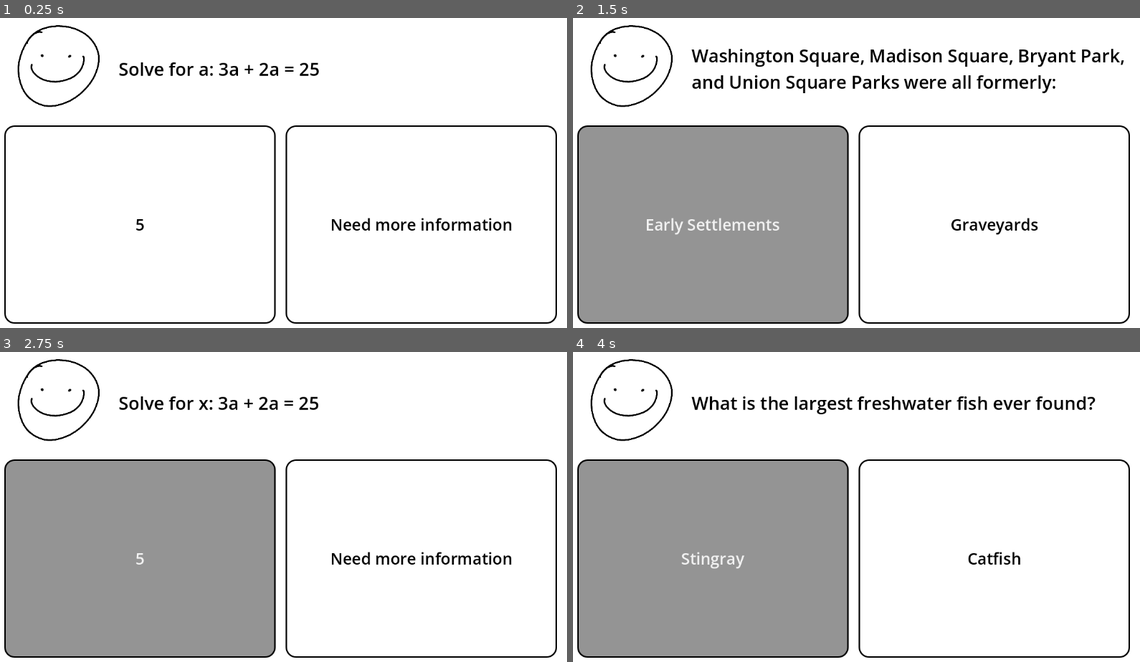
Above: before the commit, frames 1-4 (two rows, left to right).
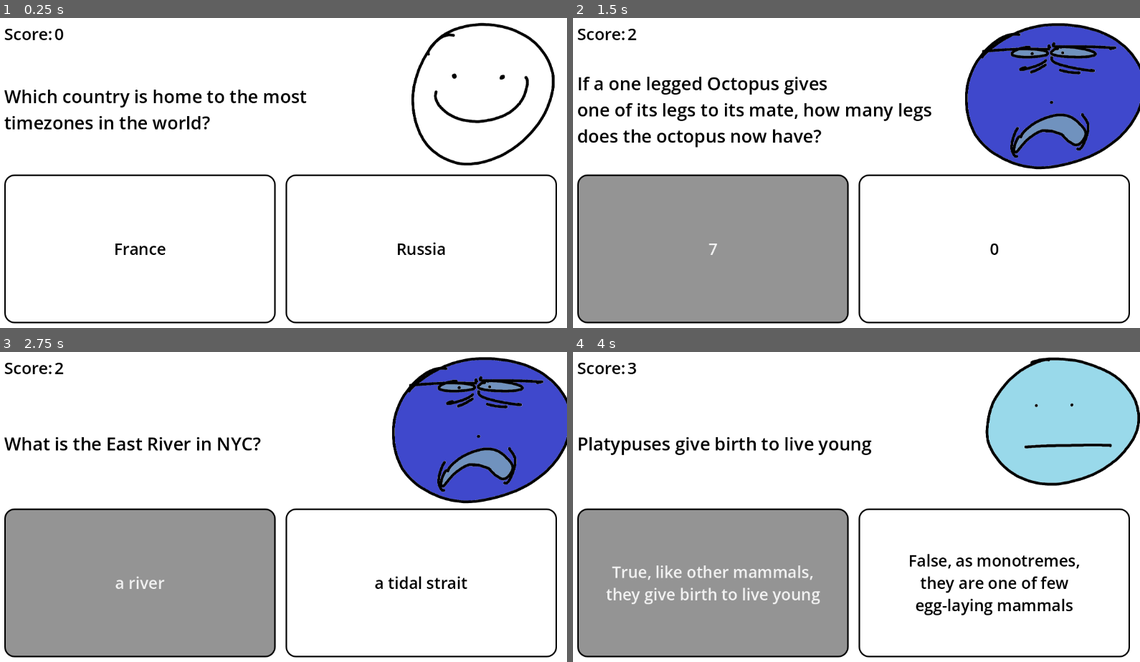
Above: after the commit, the same moments.

Repository: 2DPyramid/2D-Puzzle-Game_REPO
Game: Godot game, scene res://scenes/main.tscn
Same seed, same stepped clock (60 frames per second), same inputs: the game is played once before the commit and once after it.
Inputs:
- Up to frame 1 (0.25 s): no input
- Up to frame 2 (1.5 s): click "5" (after the commit: "France") at 0.5 s; click "Capital" (after the commit: "East River") at 1.25 s
- Up to frame 3 (2.75 s): click "Early Settlements" (after the commit: "7") at 2 s
- Up to frame 4 (4 s): click "5" (after the commit: "a river") at 2.75 s; click "East River" (after the commit: "True") at 3.5 s

The runs differ from the first frame. In frame 1, 6.5% of the frame differs, in the area x 0-99%, y 1-99%; in frame 2, 25%, in the area x 0-100%, y 1-99%; in frame 3, 23%; in frame 4, 23%.

Commit message:
2026 03 16
Random reaction each question
Added Scores
Fixed some stuff

Diff:
--- a/2dTriviaGame/scenes/main.tscn
+++ b/2dTriviaGame/scenes/main.tscn
@@ -1,7 +1,11 @@
 [gd_scene format=3 uid="uid://b7l3pnlphnxx3"]
 
 [ext_resource type="Script" uid="uid://dt2qts3l0gfry" path="res://script/main.gd" id="1_0wfyh"]
-[ext_resource type="Texture2D" uid="uid://cc1c63h02563p" path="res://assets/neutral_face.png" id="1_o5qli"]
+[ext_resource type="PackedScene" uid="uid://bsr1mt4uaeqev" path="res://scenes/reaction.tscn" id="2_sugp2"]
+
+[sub_resource type="LabelSettings" id="LabelSettings_0wfyh"]
+font_size = 33
+font_color = Color(0, 0, 0, 1)
 
 [sub_resource type="StyleBoxFlat" id="StyleBoxFlat_sgp6g"]
 bg_color = Color(1, 1, 1, 1)
@@ -53,13 +57,14 @@
 offset_left = -17.0
 offset_top = -14.0
 offset_right = 1163.0
-offset_bottom = 659.0
+offset_bottom = 852.0
 
 [node name="MarginContainer" type="MarginContainer" parent="." unique_id=1946933489]
 layout_mode = 1
 anchors_preset = 15
 anchor_right = 1.0
 anchor_bottom = 1.0
+offset_bottom = -1.0
 grow_horizontal = 2
 grow_vertical = 2
 theme_override_constants/margin_left = 20
@@ -73,28 +78,42 @@
 theme_override_constants/separation = 20
 alignment = 2
 
-[node name="HBoxContainer" type="HBoxContainer" parent="MarginContainer/VBoxContainer" unique_id=1442710149]
+[node name="score" type="HBoxContainer" parent="MarginContainer/VBoxContainer" unique_id=909003695]
+layout_mode = 2
+
+[node name="score_label" type="Label" parent="MarginContainer/VBoxContainer/score" unique_id=1110661543]
+layout_mode = 2
+text = "Score:"
+label_settings = SubResource("LabelSettings_0wfyh")
+
+[node name="number" type="Label" parent="MarginContainer/VBoxContainer/score" unique_id=1723729477]
+layout_mode = 2
+text = "0"
+label_settings = SubResource("LabelSettings_0wfyh")
+
+[node name="question" type="HBoxContainer" parent="MarginContainer/VBoxContainer" unique_id=1442710149]
 layout_mode = 2
 size_flags_vertical = 3
 theme_override_constants/separation = 10
 
-[node name="TextureRect" type="TextureRect" parent="MarginContainer/VBoxContainer/HBoxContainer" unique_id=74781269]
-layout_mode = 2
-size_flags_horizontal = 3
-size_flags_stretch_ratio = 0.25
-texture = ExtResource("1_o5qli")
-expand_mode = 1
-stretch_mode = 4
+[node name="reaction" parent="MarginContainer/VBoxContainer/question" unique_id=54342535 instance=ExtResource("2_sugp2")]
+position = Vector2(964, 89)
+scale = Vector2(0.5, 0.5)
+animation = &"2"
+autoplay = "2"
 
-[node name="Label" type="Label" parent="MarginContainer/VBoxContainer/HBoxContainer" unique_id=1968995364]
+[node name="Label" type="Label" parent="MarginContainer/VBoxContainer/question" unique_id=1968995364]
+custom_minimum_size = Vector2(800, 200)
 layout_mode = 2
 size_flags_horizontal = 3
 theme_override_colors/font_color = Color(0, 0, 0, 1)
 theme_override_font_sizes/font_size = 36
 text = "Question"
+vertical_alignment = 1
+autowrap_mode = 3
 
 [node name="answer" type="HBoxContainer" parent="MarginContainer/VBoxContainer" unique_id=891937224]
-custom_minimum_size = Vector2(0, 400)
+custom_minimum_size = Vector2(0, 300)
 layout_mode = 2
 size_flags_vertical = 10
 theme_override_constants/separation = 20
--- /dev/null
+++ b/2dTriviaGame/scenes/reaction.tscn
@@ -0,0 +1,70 @@
+[gd_scene format=3 uid="uid://bsr1mt4uaeqev"]
+
+[ext_resource type="Texture2D" uid="uid://0k2ag1sqdre2" path="res://assets/reaction-sheet.png" id="1_ex5nh"]
+
+[sub_resource type="AtlasTexture" id="AtlasTexture_ex5nh"]
+atlas = ExtResource("1_ex5nh")
+region = Rect2(3076, 0, 769, 656)
+
+[sub_resource type="AtlasTexture" id="AtlasTexture_my8db"]
+atlas = ExtResource("1_ex5nh")
+region = Rect2(2307, 0, 769, 656)
+
+[sub_resource type="AtlasTexture" id="AtlasTexture_attl1"]
+atlas = ExtResource("1_ex5nh")
+region = Rect2(1538, 0, 769, 656)
+
+[sub_resource type="AtlasTexture" id="AtlasTexture_apsr0"]
+atlas = ExtResource("1_ex5nh")
+region = Rect2(769, 0, 769, 656)
+
+[sub_resource type="AtlasTexture" id="AtlasTexture_toshx"]
+atlas = ExtResource("1_ex5nh")
+region = Rect2(0, 0, 769, 656)
+
+[sub_resource type="SpriteFrames" id="SpriteFrames_pei28"]
+animations = [{
+"frames": [{
+"duration": 1.0,
+"texture": SubResource("AtlasTexture_ex5nh")
+}],
+"loop": true,
+"name": &"0",
+"speed": 5.0
+}, {
+"frames": [{
+"duration": 1.0,
+"texture": SubResource("AtlasTexture_my8db")
+}],
+"loop": true,
+"name": &"1",
+"speed": 5.0
+}, {
+"frames": [{
+"duration": 1.0,
+"texture": SubResource("AtlasTexture_attl1")
+}],
+"loop": true,
+"name": &"2",
+"speed": 5.0
+}, {
+"frames": [{
+"duration": 1.0,
+"texture": SubResource("AtlasTexture_apsr0")
+}],
+"loop": true,
+"name": &"3",
+"speed": 5.0
+}, {
+"frames": [{
+"duration": 1.0,
+"texture": SubResource("AtlasTexture_toshx")
+}],
+"loop": true,
+"name": &"4",
+"speed": 5.0
+}]
+
+[node name="AnimatedSprite2D" type="AnimatedSprite2D" unique_id=1107030189]
+sprite_frames = SubResource("SpriteFrames_pei28")
+animation = &"4"
--- a/2dTriviaGame/script/global.gd
+++ b/2dTriviaGame/script/global.gd
@@ -291,19 +291,17 @@
 		"correct": 0
 	},
 	{
-		"question": "What makes a Fish a Fish?",
-		"options": ["Aquatic animal
-		 with a tail, scales,
-		and gills", "Fish is not a precise
-		scientific term, but a
-		colliquial one. Therefore,
-		anything considered a
-		fish by the general
-		population is a fish."],
-		"correct": 1
-	},
-	{
-		"question": "spaghetti and meatballs as a dish
+		"question": "What is a Fish?",
+		"options": ["A paraphyletic term, a group
+		of animals who look
+		and behave similarly.",
+		"A phylogenetic classification
+		including all the descendents
+		of a common ancestor."],
+		"correct": 0
+	},
+	{
+		"question": "Spaghetti and meatballs as a dish
 		 was created in",
 		"options": ["Little Italy", "Southern Italy"],
 		"correct": 0
@@ -327,9 +325,7 @@
 		"question": "Arapaima can survive in waters with lower
 		 oxygen levels than most fish can tolerate because...",
 		"options": ["Arapaima have specialized
-		 glands that regulate oxygen usage
-		 to be more efficient when there is
-		 less oxygen in the environment", "Arapaima can use their
+		 glands that regulate oxygen usage.", "Arapaima can use their
 		 swim bladder like a lung
 		and will surface for air"],
 		"correct": 1
@@ -347,9 +343,7 @@
 		in his novel Twenty Thousand
 		Leagues Under the Sea and do
 		not really exist", "are toxic environments for many
-		organisms, and are often seen littered
-		with mummified fish, crabs,
-		 and other organisms"],
+		organisms."],
 		"correct": 1
 	},
 	{
@@ -371,43 +365,39 @@
 		in MS Paint)?",
 		"options": ["A whoooooooole lot! :)", "Not at all (wrong answer)"],
 		"correct": 0
-	},
-	{
-		"question": "Will my (the slightly unnerving disembodied
-		 face drawn in MS Paint) dad (Mr. the slightly unnerving
-		disembodied face drawn in MS Paint) ever return with the milk?",
-		"options": ["it's me, my child,
-		I have finally returned
-		(you are larping as my dad)", "You do not have a dad,
-		 you are a slightly unnerving
-		disembodied face drawn in MS Paint and
-		those don't have dads
-		(this is technically true but please
-		 pick the other option
-		 PLEASE I WILL GIVE YOU A POINT!
-		 WE CAN PLAY CATCH!!!!)"],
-		"correct": 0
-	},
-	{
-		"question": "What did I
-		(the slightly unnerving disembodied face
-		 drawn in MS Paint) have for breakfast?",
-		"options": ["JPGs of waffles", "Real waffles like
-		 a real normal person"],
-		"correct": 0
-	},
-	{
-		"question": "Will you....ouhhhh ummm.......
-		willyougototheschooldancewithme
-		(the slightly unnerving disembodied face drawn in MS Paint)?",
-		"options": ["Yes! Of course!!
-		 This is a dream come true!!!!", "What did you just say?????"],
-		"correct": 0
-	},
-
-
-
-
+	}
+	#, {
+		#"question": "Will my (the slightly unnerving disembodied
+		 #face drawn in MS Paint) dad (Mr. the slightly unnerving
+		#disembodied face drawn in MS Paint) ever return with the milk?",
+		#"options": ["it's me, my child,
+		#I have finally returned
+		#(you are larping as my dad)", "You do not have a dad,
+		 #you are a slightly unnerving
+		#disembodied face drawn in MS Paint and
+		#those don't have dads
+		#(this is technically true but please
+		 #pick the other option
+		 #PLEASE I WILL GIVE YOU A POINT!
+		 #WE CAN PLAY CATCH!!!!)"],
+		#"correct": 0
+	#},
+	#{
+		#"question": "What did I
+		#(the slightly unnerving disembodied face
+		 #drawn in MS Paint) have for breakfast?",
+		#"options": ["JPGs of waffles", "Real waffles like
+		 #a real normal person"],
+		#"correct": 0
+	#},
+	#{
+		#"question": "Will you..ouhh ummm...
+		#will you go to the school dance with me
+		#(the slightly unnerving disembodied face drawn in MS Paint)?",
+		#"options": ["Yes! Of course!!
+		 #This is a dream come true!!", "What did you just say??"],
+		#"correct": 0
+	#}
 
 	#{	"question": "I found a a a WEIRD FREAKING THING(!!!!!!) outside! ...Should I keep it? (?????)",
 		#"options": ["yes", "no"],
--- a/2dTriviaGame/script/main.gd
+++ b/2dTriviaGame/script/main.gd
@@ -2,7 +2,11 @@
 
 @onready var ans_1: Button = $MarginContainer/VBoxContainer/answer/Button
 @onready var ans_2: Button = $MarginContainer/VBoxContainer/answer/Button2
-@onready var question: Label = $MarginContainer/VBoxContainer/HBoxContainer/Label
+@onready var question: Label = $MarginContainer/VBoxContainer/question/Label
+@onready var score: Label = $MarginContainer/VBoxContainer/score/number
+@onready var reaction: AnimatedSprite2D = $MarginContainer/VBoxContainer/question/reaction
+@onready var score_label: Label = $MarginContainer/VBoxContainer/score/score_label
+
 #get the button texts and question text from the scene
 
 var current = 0 #start at first question
@@ -16,7 +20,8 @@
 
 func update_ui():
 	# .size() tells us max number of questions
-	if current < Global.data.size(): #if it is not the last question
+	if current < 30: #30 questions max
+	#if current < Global.data.size(): #if it is not the last question
 		var data = Global.data[current]
 
 		#updating the texts
@@ -25,19 +30,32 @@
 		ans_2.text = data["options"][1]
 	else:
 		#out of questions
-		question.text = "Out of Questions"
-		print("Percent Correct: " + str( int((correctAns / Global.data.size()) *100) )  + "%")
+		question.text = "Out of Question"
+		score_label.text = "Percent Correct: "
+		score.text = str( int((correctAns / 30) *100) )  + "%"
+		print("Percent Correct out of total: " + str( int((correctAns / Global.data.size()) *100) )  + "%")
 		ans_1.hide()
 		ans_2.hide()
 
 
 
 func _on_button_pressed(index: int) -> void:
+	var animation_list = reaction.sprite_frames.get_animation_names()
+	var random_index = randi() % animation_list.size()
+	var random_anim = animation_list[random_index]
+	reaction.play(random_anim)
+	#display random reaction sprite
+
+
 	var correct = Global.data[current]["correct"]
 	if index == correct:
 		print("Question " + str(current+1) + ": " + "Correct!")
+
 		correctAns+=1
+		score.text = str(int(correctAns))
+		#update score
 	else:
 		print("Question " + str(current+1) + ": " + "Wrong!")
+
 	current += 1
 	update_ui()
Binary file added: 2dTriviaGame/assets/reaction-sheet.png
Not shown, added: 2dTriviaGame/assets/reaction-sheet.png.import
